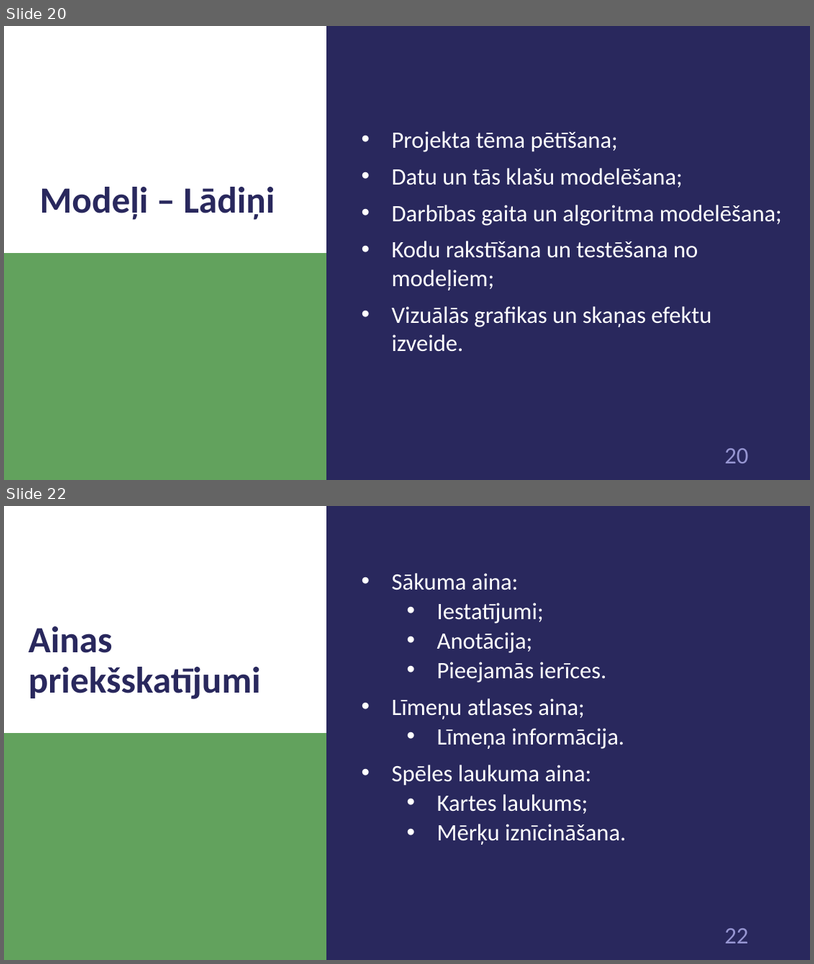
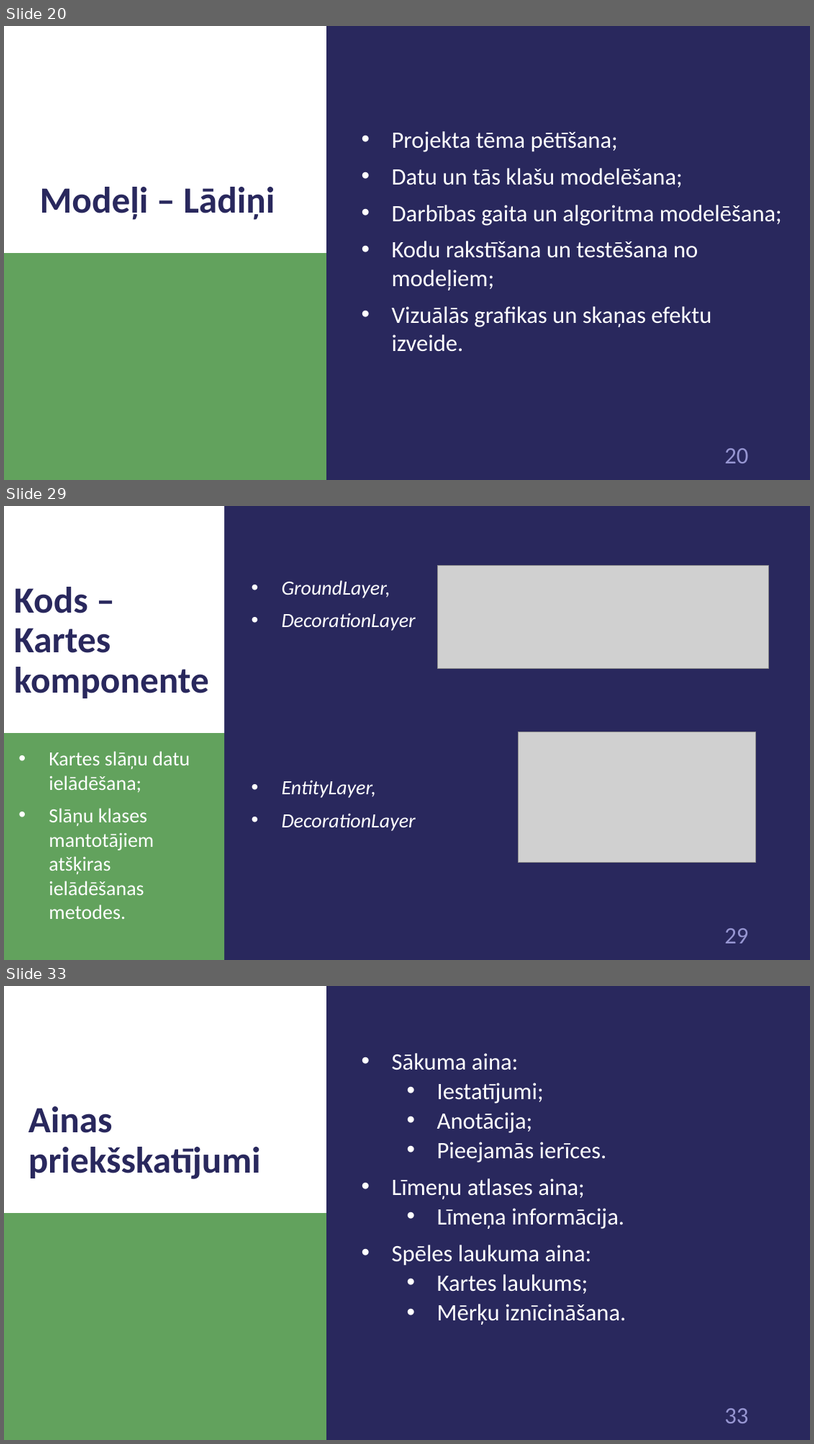
Before and after one commit to 1ivyatan/drumstalotajs, a slide deck: Documentation/Prezentācija.pptx. Shown one above the other, each under a label of ours: slides 20 and 22 before the commit, slides 20, 29 and 33 after it; the slides between them are not shown. The pictures are 814x964 and 814x1444 pixels, drawn with LibreOffice and Linux fonts; fonts in the diff are those of the drawing; grey boxes stand for pictures. Boxes give left, top, right and bottom in pixels: in the first picture for what was removed or moved away, otherwise in the second. Text is boxed around its words. In the diff, an @@ line names an element or a change of style, - is before the commit and + after.

```diff
--- a/Documentation/Prezentācija.pptx
+++ b/Documentation/Prezentācija.pptx
@@ slide 29 added at <box>4,506,810,960</box>, background #29285D; not listed: 1 template element that a slide beside it also shows @@
@@ rectangle added at <box>4,506,225,733</box>, fill #FFFFFF @@
@@ picture added at <box>437,565,769,668</box> @@
@@ title added at <box>14,587,209,698</box>, 44 pt, text #29285D, bold @@
+Kods – Kartes komponente
@@ text added at <box>282,580,416,631</box>, 24 pt, text #FFFFFF, italic @@
+• GroundLayer,
+• DecorationLayer
@@ rectangle added at <box>4,733,225,960</box>, fill #62A25D @@
@@ picture added at <box>519,732,756,863</box> @@
@@ text added at <box>49,751,190,919</box>, 24 pt, text #FFFFFF @@
+• Kartes slāņu datu ielādēšana;
+• Slāņu klases mantotājiem atšķiras ielādēšanas metodes.
@@ text added at <box>282,780,416,831</box>, 24 pt, text #FFFFFF, italic @@
+• EntityLayer,
+• DecorationLayer
@@ what was slide 22 is now slide 33 @@
@@ page number at <box>725,1408,748,1423</box>: text changed @@
-22
+33
```
Also in this commit, not shown: 3 slides changed, 11 other slides added, 1 slide removed.
